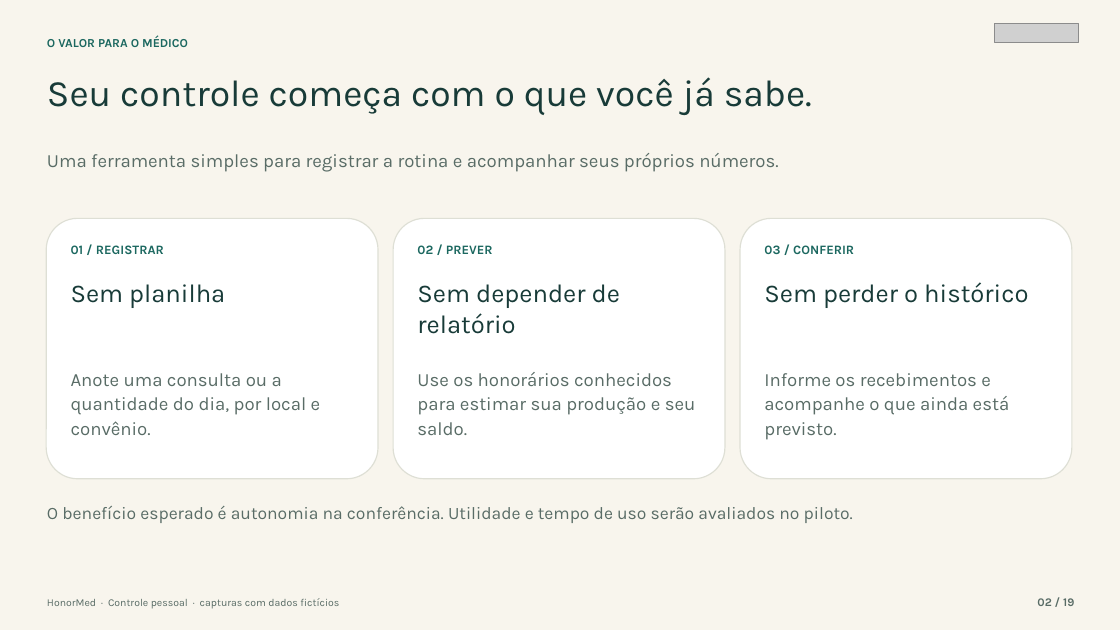
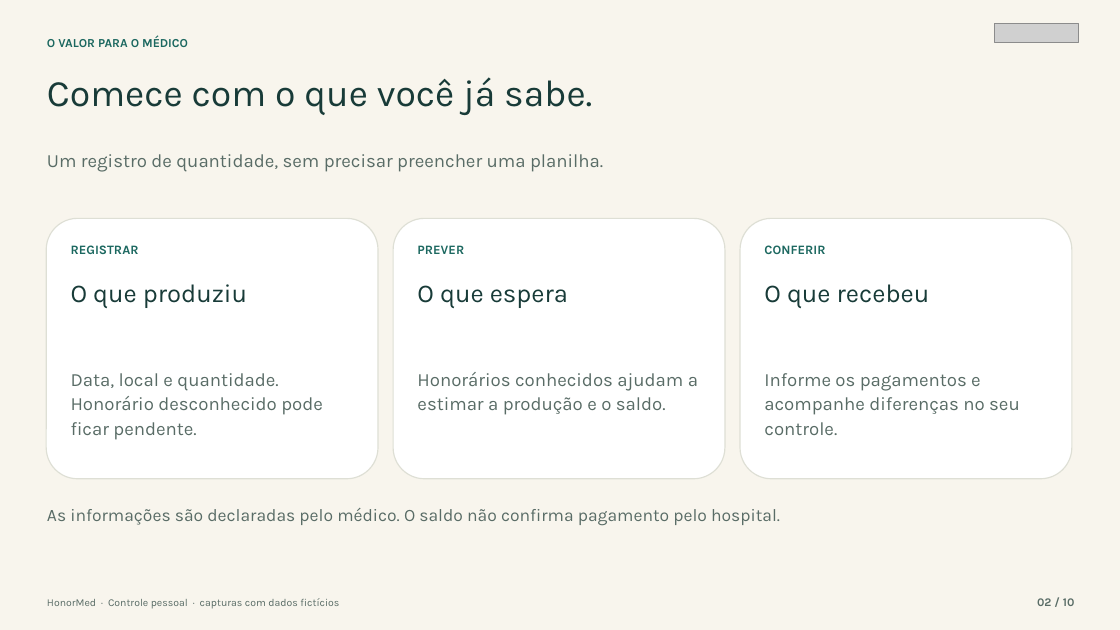
Before and after one commit to Gor0d/HonorMed, a slide deck: slide 2 of docs/apresentacao/HonorMed_Apresentacao_Medicos.pptx. Drawn at 1120x630 pixels with LibreOffice and Linux fonts; fonts in the diff are those of the drawing; grey boxes stand for pictures. Boxes give left, top, right and bottom in pixels: in the first picture for what was removed or moved away, otherwise in the second. Text is boxed around its words. In the diff, an @@ line names an element or a change of style, - is before the commit and + after.

```diff
--- a/docs/apresentacao/HonorMed_Apresentacao_Medicos.pptx
+++ b/docs/apresentacao/HonorMed_Apresentacao_Medicos.pptx
@@ text at <box>47,77,592,115</box>: text changed @@
-Seu controle começa com o que você já sabe.
+Comece com o que você já sabe.
@@ text at <box>47,154,603,172</box>: text changed @@
-Uma ferramenta simples para registrar a rotina e acompanhar seus próprios números.
+Um registro de quantidade, sem precisar preencher uma planilha.
@@ text at <box>71,245,139,254</box>: text changed @@
-01 / REGISTRAR
+REGISTRAR
@@ text at <box>417,245,464,254</box>: text changed @@
-02 / PREVER
+PREVER
@@ text at <box>764,245,825,254</box>: text changed @@
-03 / CONFERIR
+CONFERIR
@@ text at <box>71,284,247,308</box>: text changed @@
-Sem planilha
+O que produziu
@@ text at <box>417,285,568,308</box>: text changed @@
-Sem depender de relatório
+O que espera
@@ text at <box>764,284,930,308</box>: text changed @@
-Sem perder o histórico
+O que recebeu
@@ text at <box>71,373,323,440</box>: text changed @@
-Anote uma consulta ou a quantidade do dia, por local e convênio.
+Data, local e quantidade. Honorário desconhecido pode ficar pendente.
@@ text at <box>417,372,698,415</box>: text changed @@
-Use os honorários conhecidos para estimar sua produção e seu saldo.
+Honorários conhecidos ajudam a estimar a produção e o saldo.
@@ text at <box>764,373,1020,435</box>: text changed @@
-Informe os recebimentos e acompanhe o que ainda está previsto.
+Informe os pagamentos e acompanhe diferenças no seu controle.
@@ text at <box>47,508,780,526</box>: text changed @@
-O benefício esperado é autonomia na conferência. Utilidade e tempo de uso serão avaliados no piloto.
+As informações são declaradas pelo médico. O saldo não confirma pagamento pelo hospital.
@@ text at <box>1037,598,1075,606</box>: text changed @@
-02 / 19
+02 / 10
```
Also in this commit, not shown: 5 other slides changed, 4 slides added, 13 slides removed, 21 other files.
